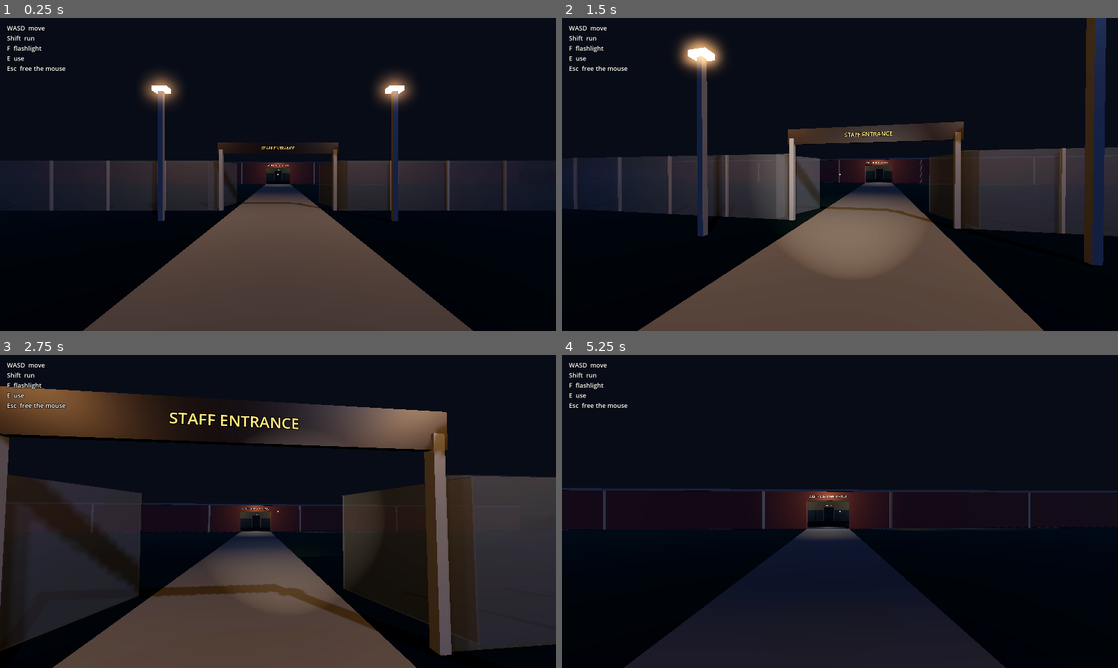
Above: before the commit, frames 1-4 (two rows, left to right).
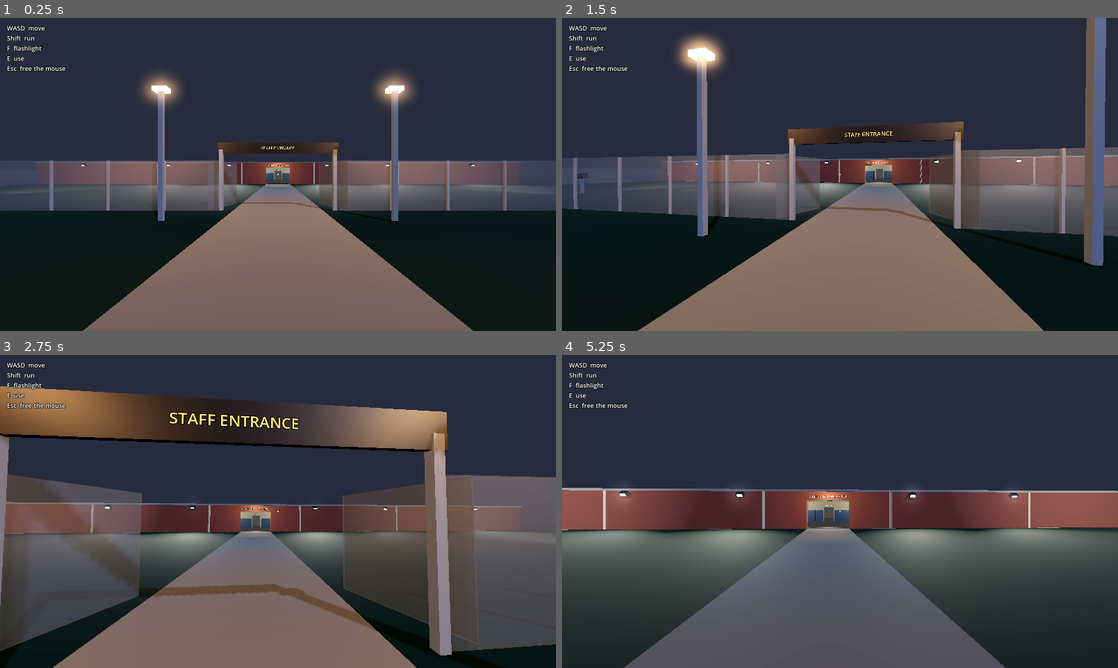
Above: after the commit, the same moments.

Repository: Travis700/Game
Game: Godot game, scene res://scenes/main.tscn
Two runs of this game, one before a commit and one after it. Both use one fixed random seed, a clock stepped at 60 frames per second and the inputs below.
Inputs (mouse positions are in pixels of both pictures, inside the frame that each line leads up to):
- Up to frame 1 (0.25 s): no input
- Up to frame 2 (1.5 s): tap Enter at 0.5 s; move the mouse to (867, 174) at 0.52 s; hold E (interact) 0.53-1.28 s; hold W (move_forward) from 0.53 s (still down); move the mouse to (812, 174) at 1.27 s; tap F (flashlight) at 1.35 s
- Up to frame 3 (2.75 s): keep holding W (move_forward); tap E (interact) at 1.55 s; move the mouse to (289, 505) at 2.02 s; hold E (interact) from 2.03 s (still down)
- Up to frame 4 (5.25 s): keep holding W (move_forward); move the mouse to (834, 517) at 2.77 s; release E (interact) at 2.78 s; tap Shift (sprint) at 2.85 s; tap E (interact) at 3.05, 4.55 s; move the mouse to (878, 514) at 3.52 s; hold E (interact) 3.53-4.28 s; move the mouse to (795, 508) at 4.27 s; tap F (flashlight) at 4.35 s; move the mouse to (845, 511) at 5.02 s; hold E (interact) from 5.03 s (still down)

The runs differ from the first frame. In frame 1, 77% of the frame differs, in the area x 0-100%, y 0-100%; in frame 2, 76%; in frame 3, 89%; in frame 4, 99%.

Commit message:
Light the school up before the shift and go dark on clock-in
Floodlights on the building, street lights along the road and every light
on inside while guards arrive. Clocking in at the time clock starts the
night: floodlights cut out one by one, some ceiling lights click off, the
rest dim, the fog closes in and the faulty lights start flickering.

Co-Authored-By: Claude Opus 5.5 <noreply@anthropic.com>
Claude-Session: https://claude.ai/code/session_015YKvNgaJwTwAVL8wj2PRTQ

Diff:
--- a/scripts/flicker_light.gd
+++ b/scripts/flicker_light.gd
@@ -1,17 +1,23 @@
 class_name FlickerLight
 extends OmniLight3D
-## A ceiling light on its way out: mostly steady, with the occasional stutter.
+## A ceiling light on its way out: steady until the night starts, then it stutters now and then.
+
+var flickering := false
 
 var _base_energy := 1.0
 var _timer := 0.0
 
 
-func _ready() -> void:
+## Starts flickering around the light's current brightness.
+func start_flickering() -> void:
 	_base_energy = light_energy
-	_timer = randf_range(1.0, 5.0)
+	_timer = randf_range(0.5, 3.0)
+	flickering = true
 
 
 func _process(delta: float) -> void:
+	if not flickering:
+		return
 	_timer -= delta
 	if _timer > 0.0:
 		return
--- a/scripts/main.gd
+++ b/scripts/main.gd
@@ -1,5 +1,6 @@
 extends Node3D
-## Entry point: sets up the night sky, builds the school, and spawns the guard at the front gate.
+## Entry point: sets up the sky, builds the school, spawns the guard at the front gate,
+## and starts the night when the guard clocks in.
 
 const PlayerScene := preload("res://scenes/player.tscn")
 const HUD := preload("res://scripts/hud.gd")
@@ -7,13 +8,31 @@
 ## Where a guard starts each night: outside the gate, facing the school (north is -Z).
 const SPAWN_POINT := Vector3(0, 0.1, 54)
 
+var shift: Shift
+var lighting: ShiftLighting
+
 
 func _ready() -> void:
-	_make_environment()
+	var environment := _make_environment()
 
 	var school := SchoolBuilder.new()
 	school.name = "School"
 	add_child(school)
+
+	shift = Shift.new()
+	shift.name = "Shift"
+	add_child(shift)
+
+	lighting = ShiftLighting.new()
+	lighting.name = "Lighting"
+	lighting.environment = environment
+	lighting.school = school
+	add_child(lighting)
+	lighting.apply_pre_shift()
+	shift.started.connect(lighting.go_dark)
+
+	school.clock_machine.used.connect(_on_clock_machine_used)
+	shift.started.connect(func() -> void: school.clock_machine.prompt = "Check time clock")
 
 	var hud := HUD.new()
 	hud.name = "HUD"
@@ -26,18 +45,19 @@
 	player.message_shown.connect(hud.show_message)
 
 
-func _make_environment() -> void:
+func _on_clock_machine_used(guard: Node) -> void:
+	var message := shift.clock_in(guard)
+	if guard.has_method("show_message"):
+		guard.show_message(message)
+
+
+func _make_environment() -> Environment:
 	var env := Environment.new()
 	env.background_mode = Environment.BG_COLOR
-	env.background_color = Color(0.02, 0.025, 0.045)
 	env.ambient_light_source = Environment.AMBIENT_SOURCE_COLOR
-	env.ambient_light_color = Color(0.12, 0.14, 0.2)
-	env.ambient_light_energy = 0.35
 	env.tonemap_mode = Environment.TONE_MAPPER_FILMIC
 	env.glow_enabled = true
 	env.fog_enabled = true
-	env.fog_light_color = Color(0.05, 0.06, 0.09)
-	env.fog_density = 0.015
 
 	var world_env := WorldEnvironment.new()
 	world_env.environment = env
@@ -50,3 +70,4 @@
 	moon.shadow_enabled = true
 	moon.rotation_degrees = Vector3(-40, 35, 0)
 	add_child(moon)
+	return env
--- a/scripts/school_builder.gd
+++ b/scripts/school_builder.gd
@@ -21,6 +21,9 @@
 const WALL_T := 0.25
 const DOOR_H := 2.4
 const SCHOOL_NAME := "WESTFIELD HIGH SCHOOL"
+
+## The time clock in the guard room. Main connects it to the shift.
+var clock_machine: Interactable
 
 var _mats: Dictionary = {}
 
@@ -64,6 +67,9 @@
 	_add_mat("clock_screen", Color(0.02, 0.06, 0.02), 0.3, Color(0.2, 0.9, 0.3), 1.2)
 	_add_mat("vending_glow", Color(0.1, 0.1, 0.12), 0.3, Color(0.7, 0.85, 1.0), 1.0)
 	_add_mat("light_panel", Color(1, 1, 1), 0.5, Color(1.0, 0.95, 0.85), 2.0)
+	_add_mat("light_panel_off", Color(0.55, 0.55, 0.52), 0.5)
+	_add_mat("flood_glow", Color(1, 1, 1), 0.3, Color(1.0, 0.97, 0.9), 4.0)
+	_add_mat("flood_off", Color(0.15, 0.15, 0.16), 0.3)
 	_add_mat("lamp_glow", Color(1, 0.8, 0.5), 0.5, Color(1.0, 0.7, 0.4), 3.0)
 	_add_mat("glass", Color(0.6, 0.75, 0.8), 0.1, Color.BLACK, 0.0, 0.25)
 	_add_mat("fence", Color(0.35, 0.37, 0.38), 0.5, Color.BLACK, 0.0, 0.35)
@@ -181,20 +187,54 @@
 	add_child(label)
 
 
-func _light(pos: Vector3, energy := 0.6, light_range := 8.0, flicker := false, panel := true,
-		color := Color(1.0, 0.95, 0.85)) -> void:
+## A light that ShiftLighting switches between its before-shift and night brightness.
+## `night_energy` of 0 means the light is switched off when the shift starts.
+## `day_energy` below 0 means "a well-lit version of the night value".
+func _light(pos: Vector3, night_energy := 0.6, light_range := 8.0, flicker := false, panel := true,
+		color := Color(1.0, 0.95, 0.85), day_energy := -1.0) -> OmniLight3D:
 	var light: OmniLight3D
 	if flicker:
 		light = FlickerLight.new()
 	else:
 		light = OmniLight3D.new()
+	if day_energy < 0.0:
+		day_energy = maxf(night_energy * 3.5, 2.4)
 	light.position = pos
-	light.light_energy = energy
+	light.light_energy = day_energy
 	light.omni_range = light_range
 	light.light_color = color
+	light.set_meta("day_energy", day_energy)
+	light.set_meta("night_energy", night_energy)
+	light.add_to_group(ShiftLighting.SCHOOL_LIGHTS)
 	add_child(light)
 	if panel:
-		_box(Vector3(pos.x, WALL_H - 0.03, pos.z), Vector3(1.2, 0.04, 0.3), "light_panel", false)
+		light.set_meta("panel", _box(Vector3(pos.x, WALL_H - 0.03, pos.z), Vector3(1.2, 0.04, 0.3), "light_panel", false))
+	return light
+
+
+## A floodlight that is on before the shift and cut when the night starts.
+## `rotation_deg` aims it: a spotlight with no rotation points north (-Z).
+func _floodlight(pos: Vector3, rotation_deg: Vector3, energy: float, light_range: float, angle: float) -> void:
+	var housing := _box(pos, Vector3(0.6, 0.35, 0.35), "dark", false)
+	housing.rotation_degrees = rotation_deg
+	var lens := _box_mesh(Vector3(0.5, 0.27, 0.02), "flood_glow")
+	lens.position = Vector3(0, 0, -0.18)
+	housing.add_child(lens)
+	var light := SpotLight3D.new()
+	light.position = pos
+	light.rotation_degrees = rotation_deg
+	light.light_energy = energy
+	light.spot_range = light_range
+	light.spot_angle = angle
+	light.light_color = Color(1.0, 0.97, 0.9)
+	light.set_meta("lens", lens)
+	light.add_to_group(ShiftLighting.FLOODLIGHTS)
+	add_child(light)
+
+
+## Hands out shared materials, e.g. so lighting can dim every ceiling panel at once.
+func get_material(mat_name: String) -> StandardMaterial3D:
+	return _mats[mat_name]
 
 
 # --- Areas -------------------------------------------------------------------
@@ -232,11 +272,27 @@
 	for side: float in [-1.0, 1.0]:
 		_box(Vector3(side * GATE_HALF, 1.35, FENCE_Z), Vector3(0.15, 2.7, 0.15), "metal")
 	_box(Vector3(0, 2.75, FENCE_Z), Vector3(GATE_HALF * 2.0 + 0.3, 0.5, 0.08), "dark")
-	# Street lamps either side of the gate.
+	# Lamps either side of the gate: bright while people arrive, dimmed for the night.
 	for side: float in [-1.0, 1.0]:
-		_box(Vector3(side * 4.0, 2.25, 47.0), Vector3(0.15, 4.5, 0.15), "metal")
-		_box(Vector3(side * 4.0, 4.5, 47.0), Vector3(0.5, 0.15, 0.3), "lamp_glow", false)
-		_light(Vector3(side * 4.0, 4.3, 47.0), 2.0, 14.0, false, false, Color(1.0, 0.72, 0.42))
+		_lamp_post(Vector3(side * 4.0, 0, 47.0), 1.0, 4.0)
+	# Street lights along the road. They belong to the town, so they stay on all night.
+	var street_x := -60.0
+	while street_x <= 60.0:
+		_lamp_post(Vector3(street_x, 0, 60.5), 2.2, 2.2)
+		street_x += 20.0
+	# Floodlights on the front of the building, aimed down at the yard...
+	for flood_x: float in [-32.0, -18.0, -8.0, 8.0, 18.0, 32.0]:
+		_floodlight(Vector3(flood_x, 3.2, 20.45), Vector3(-40, 180, 0), 9.0, 28.0, 55.0)
+	# ...and two on poles in the yard, washing the brick front with light.
+	for side: float in [-1.0, 1.0]:
+		_box(Vector3(side * 22.0, 0.6, 40.0), Vector3(0.15, 1.2, 0.15), "metal")
+		_floodlight(Vector3(side * 22.0, 1.3, 40.0), Vector3(12, side * -10.0, 0), 16.0, 45.0, 38.0)
+
+
+func _lamp_post(base: Vector3, night_energy: float, day_energy: float) -> void:
+	_box(base + Vector3(0, 2.25, 0), Vector3(0.15, 4.5, 0.15), "metal")
+	_box(base + Vector3(0, 4.5, 0), Vector3(0.5, 0.15, 0.3), "lamp_glow", false)
+	_light(base + Vector3(0, 4.3, 0), night_energy, 16.0, false, false, Color(1.0, 0.72, 0.42), day_energy)
 
 
 func _build_walls() -> void:
@@ -300,8 +356,7 @@
 		_chair(Vector3(x, 0, 18.0))
 
 	# Clock machine on the east wall.
-	_interactable(Vector3(19.72, 1.4, 13.0), Vector3(0.3, 0.6, 0.5), "metal", "Clock in",
-			"The time clock isn't wired up yet. Clocking in arrives in a later build.")
+	clock_machine = _interactable(Vector3(19.72, 1.4, 13.0), Vector3(0.3, 0.6, 0.5), "metal", "Clock in", "")
 	_box(Vector3(19.56, 1.52, 13.0), Vector3(0.02, 0.15, 0.35), "clock_screen", false)
 
 	# Vending machine on the east wall.
@@ -417,25 +472,30 @@
 
 func _build_lights() -> void:
 	const CEILING := WALL_H - 0.3
-	# Over the front doors.
-	_light(Vector3(0, 3.0, 21.0), 1.2, 8.0, false, false, Color(1.0, 0.85, 0.6))
+	# Over the front doors: welcoming before the shift, off once the building is locked up.
+	_light(Vector3(0, 3.0, 21.0), 0.0, 9.0, false, false, Color(1.0, 0.85, 0.6), 3.0)
 	# Lobby and front office.
-	_light(Vector3(0, CEILING, 15.0), 0.8, 9.0)
-	_light(Vector3(-13.0, CEILING, 15.0), 0.5, 9.0, true)
-	# Guard room is the brightest place in the building.
-	_light(Vector3(9.5, CEILING, 15.0), 1.1, 9.0)
-	_light(Vector3(16.5, CEILING, 15.0), 1.1, 9.0)
-	# Main hallway: a light every 8 m, two of them on their way out.
+	_light(Vector3(0, CEILING, 15.0), 0.5, 9.0)
+	_light(Vector3(-13.0, CEILING, 15.0), 0.4, 9.0, true)
+	# Guard room stays the brightest place in the building.
+	_light(Vector3(9.5, CEILING, 15.0), 1.0, 9.0, false, true, Color(1.0, 0.95, 0.85), 2.8)
+	_light(Vector3(16.5, CEILING, 15.0), 1.0, 9.0, false, true, Color(1.0, 0.95, 0.85), 2.8)
+	# Main hallway: a light every 8 m. At night some go off and two start failing.
+	var hall_off := [-28.0, -12.0, 20.0, 36.0]
+	var hall_flicker := [-20.0, 28.0]
 	var x := -36.0
 	while x <= 36.0:
-		_light(Vector3(x, CEILING, 7.0), 0.55, 8.0, x == -20.0 or x == 28.0)
+		_light(Vector3(x, CEILING, 7.0), 0.0 if x in hall_off else 0.5, 8.0, x in hall_flicker)
 		x += 8.0
 	# Cafeteria, kitchen, closet.
-	for pos: Vector3 in [Vector3(-30, CEILING, -5), Vector3(-15, CEILING, -5), Vector3(-30, CEILING, -20)]:
-		_light(pos, 0.4, 12.0)
-	_light(Vector3(-15, CEILING, -20), 0.4, 12.0, true)
-	_light(Vector3(0, CEILING, -21), 0.45, 9.0)
-	_light(Vector3(0, CEILING, -4), 0.25, 7.0, true)
+	_light(Vector3(-30, CEILING, -5), 0.35, 12.0)
+	_light(Vector3(-15, CEILING, -5), 0.0, 12.0)
+	_light(Vector3(-30, CEILING, -20), 0.0, 12.0)
+	_light(Vector3(-15, CEILING, -20), 0.35, 12.0, true)
+	_light(Vector3(0, CEILING, -21), 0.35, 9.0)
+	_light(Vector3(0, CEILING, -4), 0.2, 7.0, true)
 	# Gym.
-	for pos: Vector3 in [Vector3(15, CEILING, -5), Vector3(30, CEILING, -5), Vector3(15, CEILING, -21), Vector3(30, CEILING, -21)]:
-		_light(pos, 0.5, 13.0)
+	_light(Vector3(15, CEILING, -5), 0.4, 13.0)
+	_light(Vector3(30, CEILING, -5), 0.0, 13.0)
+	_light(Vector3(15, CEILING, -21), 0.0, 13.0)
+	_light(Vector3(30, CEILING, -21), 0.35, 13.0)
--- /dev/null
+++ b/scripts/shift.gd
@@ -0,0 +1,28 @@
+class_name Shift
+extends Node
+## Tracks the night shift. Before the shift the school is lit up and safe;
+## once enough guards have clocked in, the night starts.
+
+signal started
+
+enum State { PRE_SHIFT, ON_SHIFT }
+
+var state := State.PRE_SHIFT
+## How many guards must clock in before the night starts.
+## Multiplayer will set this to the number of players in the session.
+var guards_required := 1
+
+var _clocked_in: Array[Node] = []
+
+
+## Clocks a guard in and returns the message to show them.
+func clock_in(guard: Node) -> String:
+	if guard in _clocked_in:
+		return "You're already clocked in." if state == State.ON_SHIFT else "You're clocked in. Waiting for the rest of the team."
+	_clocked_in.append(guard)
+	var waiting_for := guards_required - _clocked_in.size()
+	if waiting_for > 0:
+		return "Clocked in. Waiting for %d more guard%s." % [waiting_for, "" if waiting_for == 1 else "s"]
+	state = State.ON_SHIFT
+	started.emit()
+	return "Clocked in at 11:59 PM. The building is yours until 6."
--- /dev/null
+++ b/scripts/shift_lighting.gd
@@ -0,0 +1,84 @@
+class_name ShiftLighting
+extends Node
+## Lighting for the two halves of the evening.
+## Before the shift: floodlights, street lights and every light inside on, so arriving feels ordinary.
+## On clock-in: the floodlights cut out one by one, some ceiling lights click off,
+## the rest dim, the fog closes in and the faulty lights start to flicker.
+
+const SCHOOL_LIGHTS := "school_lights"
+const FLOODLIGHTS := "floodlights"
+
+const FLOOD_GAP := 0.35
+const CLICK_GAP := 0.18
+const DIM_SECONDS := 3.0
+
+const PRE_SHIFT := {
+	"background_color": Color(0.07, 0.09, 0.15),
+	"ambient_light_color": Color(0.42, 0.44, 0.5),
+	"ambient_light_energy": 1.0,
+	"fog_light_color": Color(0.14, 0.15, 0.2),
+	"fog_density": 0.002,
+}
+const NIGHT := {
+	"background_color": Color(0.015, 0.02, 0.035),
+	"ambient_light_color": Color(0.1, 0.12, 0.18),
+	"ambient_light_energy": 0.28,
+	"fog_light_color": Color(0.04, 0.05, 0.08),
+	"fog_density": 0.02,
+}
+
+var environment: Environment
+var school: SchoolBuilder
+
+
+func apply_pre_shift() -> void:
+	for property: String in PRE_SHIFT:
+		environment.set(property, PRE_SHIFT[property])
+
+
+func go_dark() -> void:
+	var sequence := create_tween()
+	for flood: SpotLight3D in get_tree().get_nodes_in_group(FLOODLIGHTS):
+		sequence.tween_callback(_cut_floodlight.bind(flood))
+		sequence.tween_interval(FLOOD_GAP)
+	sequence.tween_interval(0.5)
+	for light: Light3D in _school_lights():
+		if light.get_meta("night_energy") == 0.0:
+			sequence.tween_callback(_switch_off.bind(light))
+			sequence.tween_interval(CLICK_GAP)
+	sequence.tween_interval(0.4)
+	sequence.tween_callback(_dim_everything)
+
+
+func _cut_floodlight(flood: SpotLight3D) -> void:
+	flood.visible = false
+	var lens: MeshInstance3D = flood.get_meta("lens")
+	lens.material_override = school.get_material("flood_off")
+
+
+func _switch_off(light: Light3D) -> void:
+	light.visible = false
+	if light.has_meta("panel"):
+		var panel: MeshInstance3D = light.get_meta("panel")
+		panel.material_override = school.get_material("light_panel_off")
+
+
+func _dim_everything() -> void:
+	var dim := create_tween().set_parallel(true).set_trans(Tween.TRANS_SINE)
+	for light: Light3D in _school_lights():
+		if light.visible:
+			dim.tween_property(light, "light_energy", light.get_meta("night_energy"), DIM_SECONDS)
+	for property: String in NIGHT:
+		dim.tween_property(environment, property, NIGHT[property], DIM_SECONDS)
+	dim.tween_property(school.get_material("light_panel"), "emission_energy_multiplier", 1.0, DIM_SECONDS)
+	dim.chain().tween_callback(_start_flickering)
+
+
+func _start_flickering() -> void:
+	for light: Light3D in _school_lights():
+		if light is FlickerLight and light.visible:
+			(light as FlickerLight).start_flickering()
+
+
+func _school_lights() -> Array[Node]:
+	return get_tree().get_nodes_in_group(SCHOOL_LIGHTS)
Not shown, added: scripts/shift.gd.uid
Not shown, added: scripts/shift_lighting.gd.uid
Not shown, changed: DESIGN.md
Not shown, changed: README.md
